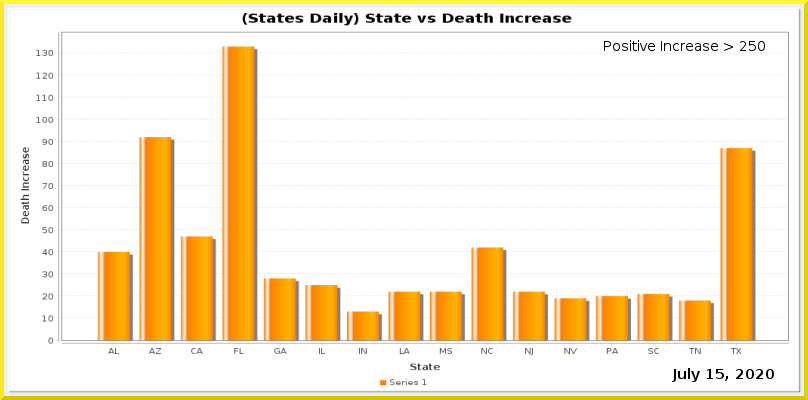
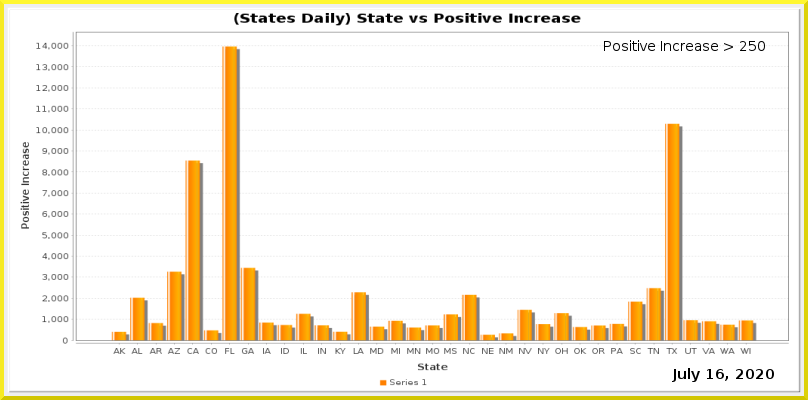
Two versions of the same layered image (808x400). Layer-by-layer changes:
painted on "Current Date" over (716, 369, 724, 379)
painted on "Date_vs_TestIncrease.png" over (20, 12, 789, 371)
